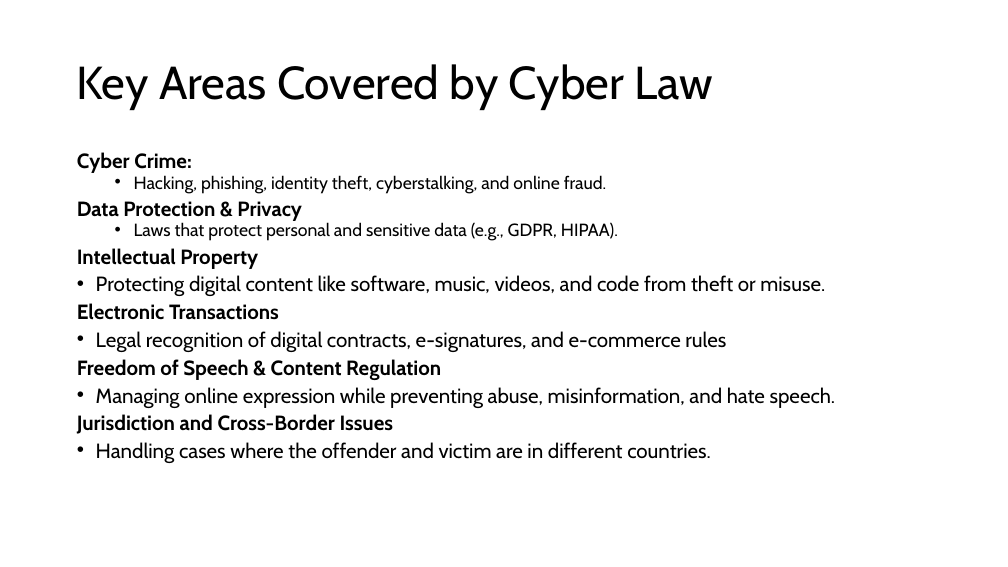
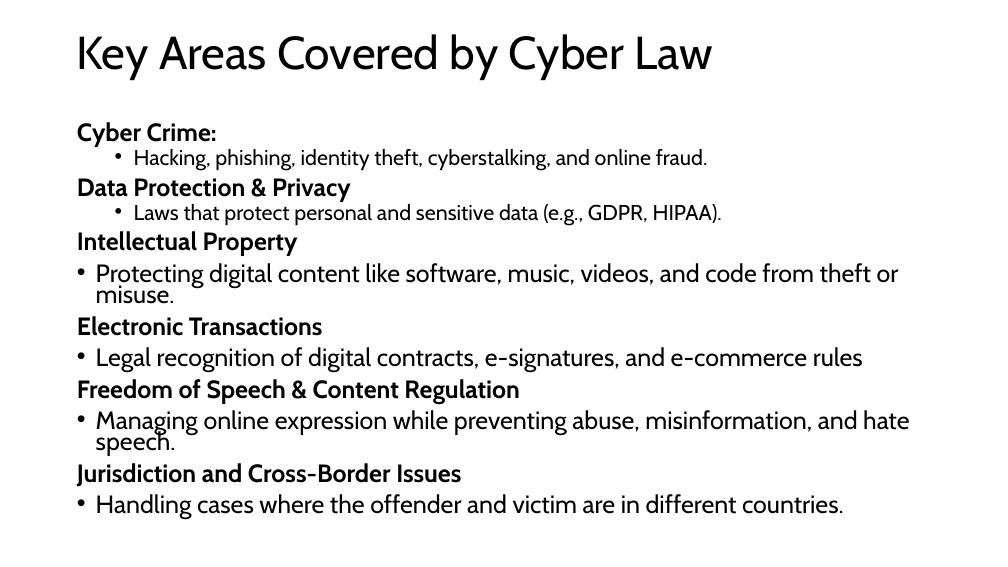
Before and after one commit to shakiliitju/M.Sc-in-ICT, a slide deck: slide 3 of Semester 2/Applied Cyber Security/Lecture/L7.pptx. Drawn at 1008x567 pixels with LibreOffice and Linux fonts; fonts in the diff are those of the drawing. Boxes give left, top, right and bottom in pixels: in the first picture for what was removed or moved away, otherwise in the second. Text is boxed around its words. In the diff, an @@ line names an element or a change of style, - is before the commit and + after.

```diff
--- a/Semester 2/Applied Cyber Security/Lecture/L7.pptx
+++ b/Semester 2/Applied Cyber Security/Lecture/L7.pptx
@@ title "Key Areas Covered by Cyber ...": place and size @@
-title "Key Areas Covered by Cyber ..." at (77, 64, 713, 110)
+title "Key Areas Covered by Cyber ..." at (77, 34, 713, 80)
@@ text "Cyber Crime:": place and size @@
-text "Cyber Crime:" at (77, 152, 836, 463)
+text "Cyber Crime:" at (77, 122, 909, 519)
@@ text "Cyber Crime:" at (77, 122, 909, 519): size 19.6 to 23.8 pt in "Cyber Crime:", "Data Protection & Privacy", "Intellectual Property", "Protecting digital content like software, music, videos, ..." and 6 more places; size 16.8 to 20.4 pt in "Hacking, phishing, identity theft, cyberstalking, and online ...", "Laws that protect personal and sensitive data ..." @@
```
Also in this commit, not shown: 25 other slides changed, 2 slides removed.
